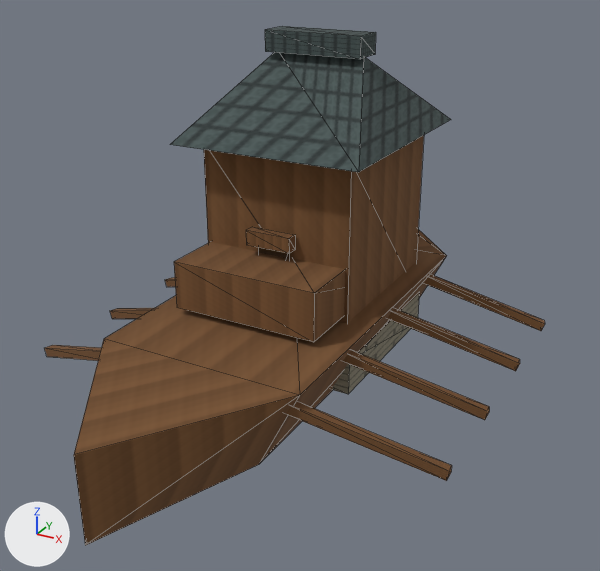
Two versions of the glTF model app/src/main/assets/3d/field/unit-TOWER_SHIP-lod1.glb, one commit apart.
Rendered twice from a 50 mm lens placed at (0.559, -0.974, 0.634), pointed at (0.037, -0.024, 0.159). Every picture has the same lights, and +X, +Y and +Z are marked at lower left. The older version comes first. Mesh edges are drawn as thin lines. Vertices at exactly the same position are counted once.
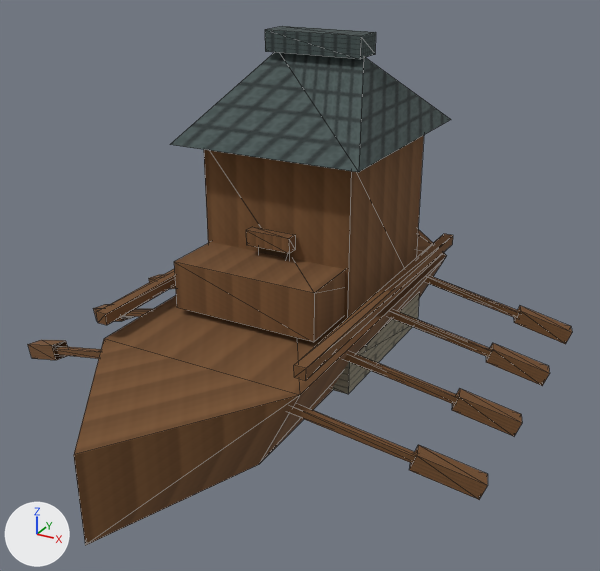
What differs and where, as boxes [x1, y1, x2, y2] in the pictures (600 x 571 px):
'Mesh_0', reshaped (9% wider): before [45, 26, 545, 545]; after [28, 26, 572, 545]
part 1 of me_mesh_0, rebuilt (not visible afterwards): before [165, 277, 175, 287]
part 2 of me_mesh_0, rebuilt: before [387, 309, 520, 371]; after [389, 310, 493, 357]
part 3 of me_mesh_0, rebuilt (mostly hidden afterwards): before [110, 308, 154, 319]; after [124, 309, 153, 317]
part 4 of me_mesh_0, rebuilt: before [343, 350, 489, 420]; after [344, 352, 459, 405]
part 5 of me_mesh_0, rebuilt: before [45, 345, 101, 361]; after [52, 346, 101, 359]
part 6 of me_mesh_0, rebuilt: before [286, 402, 452, 481]; after [288, 404, 417, 464]
part 7 of me_mesh_0, rebuilt: before [424, 275, 545, 331]; after [425, 276, 520, 319]
part 8 of me_mesh_0, built on (brown): after [28, 269, 176, 360]
part 9 of me_mesh_0, added: after [294, 234, 572, 500]

Patch to the scene script:
```diff
--- a/app/src/main/assets/3d/field/unit-TOWER_SHIP-lod1.glb.py
+++ b/app/src/main/assets/3d/field/unit-TOWER_SHIP-lod1.glb.py
@@ me_mesh_0 @@
 # used by ob_mesh_0; location = (0.0, 0.0, 0.0)
-me_mesh_0.from_pydata(...)  # 184 vertices, 219 faces; spans x -0.324..0.324, y -0.45..0.43, z 0.0..0.492
+me_mesh_0.from_pydata(...)  # 272 vertices, 329 faces; spans x -0.367..0.367, y -0.45..0.448, z 0.0..0.492
+# me_mesh_0 part 1: the loose piece of 8 vertices spanning x -0.324..-0.126, y 0.063..0.137, z 0.023..0.107 is rebuilt with 8 vertices and now spans x -0.333..-0.127, y 0.065..0.135, z 0.025..0.105
+# me_mesh_0 part 2: the loose piece of 8 vertices spanning x 0.126..0.324, y 0.063..0.137, z 0.023..0.107 is rebuilt with 8 vertices and now spans x 0.127..0.333, y 0.065..0.135, z 0.025..0.105
+# me_mesh_0 part 3: the loose piece of 8 vertices spanning x -0.324..-0.126, y -0.087..-0.013, z 0.023..0.107 is rebuilt with 8 vertices and now spans x -0.333..-0.127, y -0.085..-0.015, z 0.025..0.105
+# me_mesh_0 part 4: the loose piece of 8 vertices spanning x 0.126..0.324, y -0.087..-0.013, z 0.023..0.107 is rebuilt with 8 vertices and now spans x 0.127..0.333, y -0.085..-0.015, z 0.025..0.105
+# me_mesh_0 part 5: the loose piece of 8 vertices spanning x -0.324..-0.126, y -0.237..-0.163, z 0.023..0.107 is rebuilt with 8 vertices and now spans x -0.333..-0.127, y -0.235..-0.165, z 0.025..0.105
+# me_mesh_0 part 6: the loose piece of 8 vertices spanning x 0.126..0.324, y -0.237..-0.163, z 0.023..0.107 is rebuilt with 8 vertices and now spans x 0.127..0.333, y -0.235..-0.165, z 0.025..0.105
+# me_mesh_0 part 7: the loose piece of 8 vertices spanning x 0.126..0.324, y 0.213..0.287, z 0.023..0.107 is rebuilt with 8 vertices and now spans x 0.127..0.333, y 0.215..0.285, z 0.025..0.105
+# me_mesh_0 part 8
+# 4 vertices are removed from x -0.324..-0.316, y 0.273..0.287, z 0.023..0.037
+# 10 faces are deleted
+# 4 vertices move from x -0.134..-0.126, y 0.213..0.227, z 0.093..0.107 to x -0.158..-0.142, y 0.28, z 0.142..0.158
+# 28 vertices are added at x -0.367..-0.127, y -0.23..0.302, z 0.007..0.158
+# 16 new vertices lie (0.08, -0.025, 0.03) away from vertices in x -0.367..-0.353, y -0.172..0.302, z 0.007..0.029
+# 60 new faces join them
+# me_mesh_0 part 9
+# 32 vertices are added at x -0.009..0.287, y -0.23..0.448, z 0.037..0.234
+# 16 new vertices lie (0.08, 0.025, -0.03) away from vertices in x 0.273..0.287, y -0.197..0.277, z 0.037..0.059
+# 60 new faces join them
 me_mesh_0.materials.append(mat_material_0)
```
